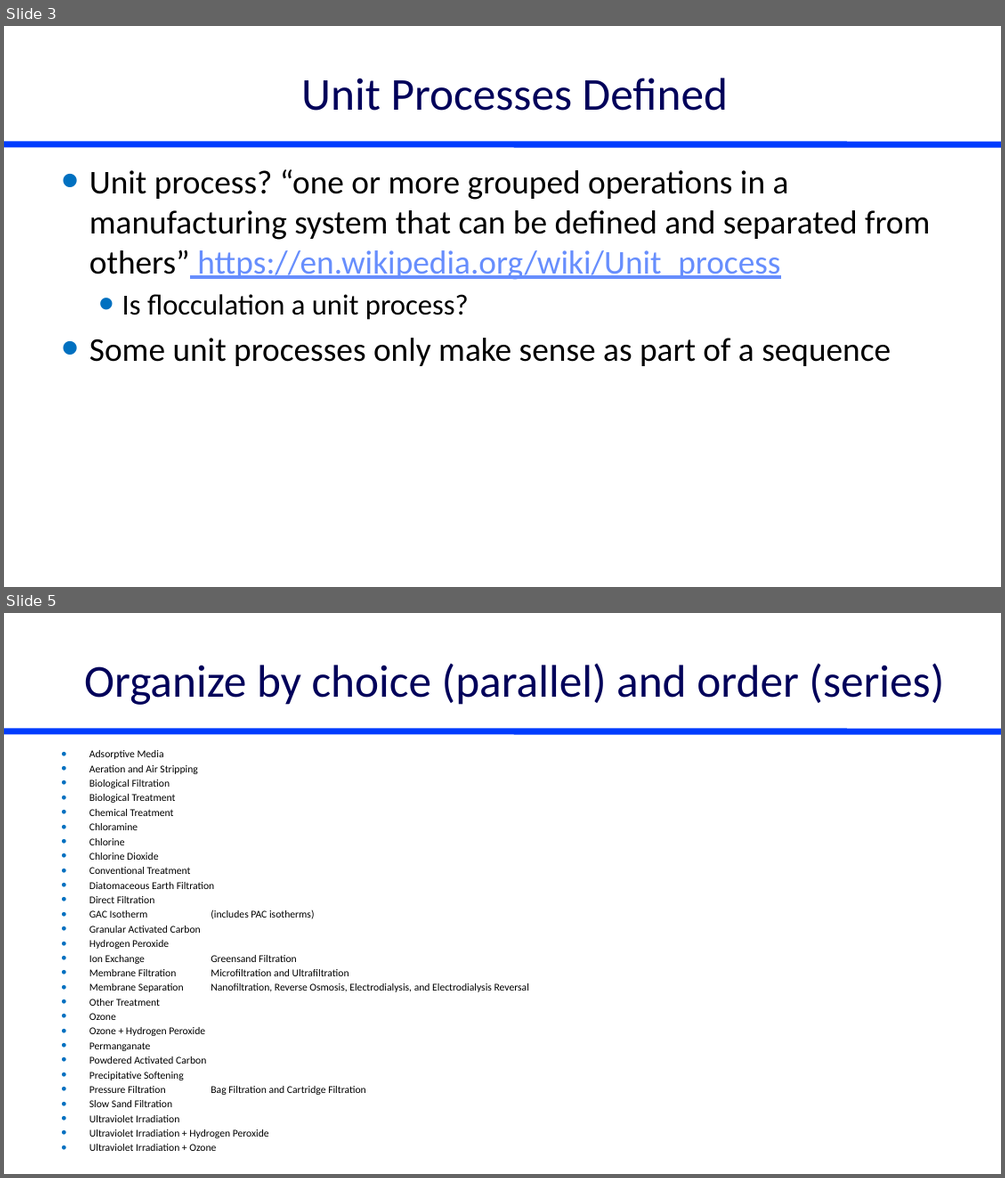
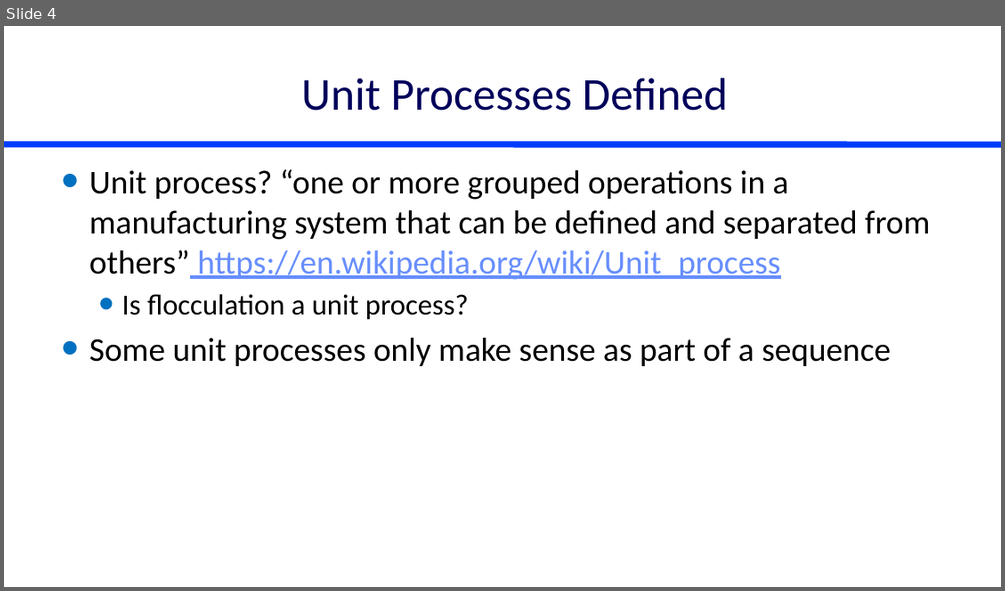
Before and after one commit to monroews/CEE4590, a slide deck: Lectures/Unit Process Selection.pptx. Shown one above the other, each under a label of ours: slides 3 and 5 before the commit, slide 4 after it; the slides between them are not shown. The pictures are 1005x1178 and 1005x591 pixels, drawn with LibreOffice and Linux fonts; fonts in the diff are those of the drawing. Boxes give left, top, right and bottom in pixels: in the first picture for what was removed or moved away, otherwise in the second. Text is boxed around its words. In the diff, an @@ line names an element or a change of style, - is before the commit and + after.

```diff
--- a/Lectures/Unit Process Selection.pptx
+++ b/Lectures/Unit Process Selection.pptx
@@ slide 5 removed at (4,613,1001,1174), background #FFFFFF; not listed: 1 template element that a slide beside it also shows @@
@@ title removed at (84,663,944,705) @@
-Organize by choice (parallel) and order (series)
@@ text removed at (89,750,529,1122) @@
-• Adsorptive Media
-• Aeration and Air Stripping
-• Biological Filtration
-• Biological Treatment
-• Chemical Treatment
-• Chloramine
-• Chlorine
-• Chlorine Dioxide
-• Conventional Treatment
-• Diatomaceous Earth Filtration
-• Direct Filtration
-• GAC Isotherm (includes PAC isotherms)
-• Granular Activated Carbon
-• Hydrogen Peroxide
-• Ion Exchange Greensand Filtration
-• Membrane Filtration Microfiltration and Ultrafiltration
-• Membrane Separation Nanofiltration, Reverse Osmosis, Electrodialysis, and Electrodialysis Reversal
-• Other Treatment
-• Ozone
-• Ozone + Hydrogen Peroxide
-• Permanganate
-• Powdered Activated Carbon
-• Precipitative Softening
-• Pressure Filtration Bag Filtration and Cartridge Filtration
-• Slow Sand Filtration
-• Ultraviolet Irradiation
-• Ultraviolet Irradiation + Hydrogen Peroxide
-• Ultraviolet Irradiation + Ozone
@@ what was slide 3 is now slide 4 @@
```
Also in this commit, not shown: 3 slides changed, 1 slide added, 4 other slides removed, 3 other files.
